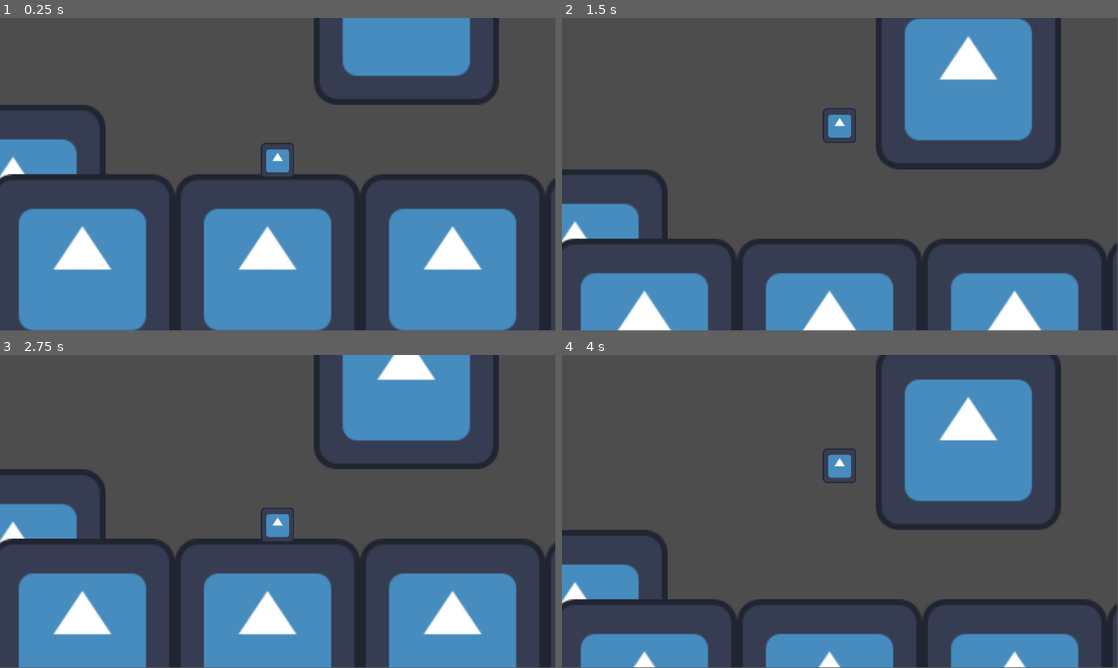
Above: before the commit, frames 1-4 (two rows, left to right).
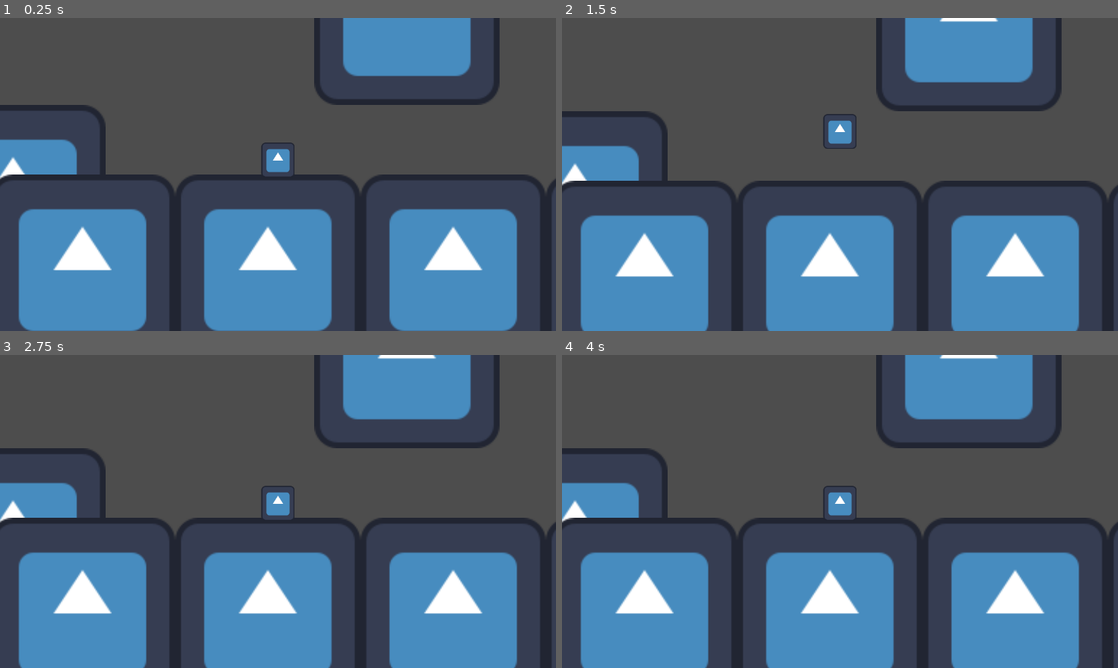
Above: after the commit, the same moments.

Repository: Simple-Complexity-Games/SongBound-SCS_OGPC_2025-26
Game: Godot game, scene res://Scenes/game.tscn
Same seed, same stepped clock (60 frames per second), same inputs: the game is played once before the commit and once after it. The engine's default icon, where the game draws it, is replaced by a stand-in: a white triangle on a blue panel in a dark square.
Inputs:
- Up to frame 1 (0.25 s): no input
- Up to frame 2 (1.5 s): tap Enter at 0.5 s; tap Space at 1.25 s
- Up to frame 3 (2.75 s): no input
- Up to frame 4 (4 s): tap Enter at 2.75 s; tap Space at 3.5 s
In our replay, the window is 799x449 before the commit and 800x450 after it. These sizes can differ from the game's own. Grey fills any space a smaller window leaves; there, only what the larger window draws over its background counts as a difference.

The runs differ from the first frame. In frame 1, 1.3% of the frame differs, in the area x 0-100%, y 0-100%; in frame 2, 29%; in frame 3, 20%; in frame 4, 35%.

Commit message:
Noah's initial tweaks

Diff:
--- a/Scenes/game.tscn
+++ b/Scenes/game.tscn
@@ -7,14 +7,13 @@
 texture = ExtResource("1_ebmjs")
 0:0/size_in_atlas = Vector2i(8, 8)
 0:0/0 = 0
-0:0/0/physics_layer_0/polygon_0/points = PackedVector2Array(-64, -64, 63, -63, 65, 64, -65, 63)
+0:0/0/physics_layer_0/polygon_0/points = PackedVector2Array(-64, -64, 64, -64, 64, 64, -64, 64)
 
 [sub_resource type="TileSet" id="TileSet_wrm1d"]
 physics_layer_0/collision_layer = 1
 sources/1 = SubResource("TileSetAtlasSource_qxrlw")
 
 [node name="Game" type="Node2D"]
-position = Vector2(-39, -5)
 
 [node name="MovementTesting" type="TileMapLayer" parent="."]
 tile_map_data = PackedByteArray("AAD3/wQAAQAAAAAAAAD//wQAAQAAAAAAAAAHAAQAAQAAAAAAAAAPAAQAAQAAAAAAAAD0/wEAAQAAAAAAAADv/w …(192 unchanged characters)…
--- a/Scenes/player.tscn
+++ b/Scenes/player.tscn
@@ -6,10 +6,10 @@
 script/source = "extends CharacterBody2D
 
 #Constants for Movement/Jump
-const ACCELERATION_SPEED = 16 #Used for acceleration while you walk
-const DECELERATON_SPEED = 12 #Used to slow you down while your walking
+const ACCELERATION_SPEED = 25 #Used for acceleration while you walk
+const DECELERATON_SPEED = 20 #Used to slow you down while your walking
 const ACCELERATION_JUMP = 50 #Used for changing direction in midair, same with line 7
-const SPEED = 300.0
+const SPEED = 200.0
 const JUMP_VELOCITY = -400.0
 const MAX_JUMPS = 2 #Max jumps, read the name
 const MAX_GLIDE_SPEED = 500
@@ -64,6 +64,8 @@
 	elif Input.is_action_just_pressed(\"Jump\") and velocity.y < 0 and Total_Jumps < MAX_JUMPS:
 		velocity.y = JUMP_VELOCITY
 		Total_Jumps += 1
+	elif Input.is_action_just_released(\"Jump\") and velocity.y < 0:
+		velocity.y = velocity.y / 5
 
 
 	# All this is commented out for the time being. Till I know how to make it unlock later.
--- a/project.godot
+++ b/project.godot
@@ -14,6 +14,11 @@
 run/main_scene="uid://b16yit5m21504"
 config/features=PackedStringArray("4.4", "Forward Plus")
 config/icon="res://icon.svg"
+
+[display]
+
+window/stretch/mode="viewport"
+window/stretch/aspect="keep_height"
 
 [dotnet]
 
@@ -36,6 +41,7 @@
 Jump={
 "deadzone": 0.2,
 "events": [Object(InputEventKey,"resource_local_to_scene":false,"resource_name":"","device":-1,"window_id":0,"alt_press …(191 unchanged characters)…
+, Object(InputEventKey,"resource_local_to_scene":false,"resource_name":"","device":0,"window_id":0,"alt_pressed":false,"shift_pressed":false,"ctrl_pressed":false,"meta_pressed":false,"pressed":false,"keycode":0,"physical_keycode":67,"key_label":0,"unicode":0,"location":0,"echo":false,"script":null)
 ]
 }
 Gliding={
